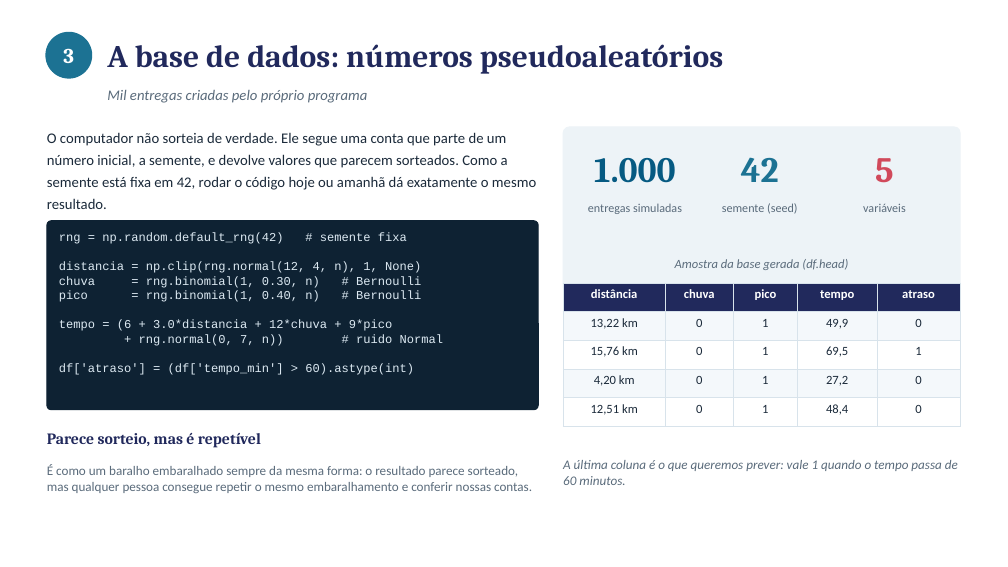
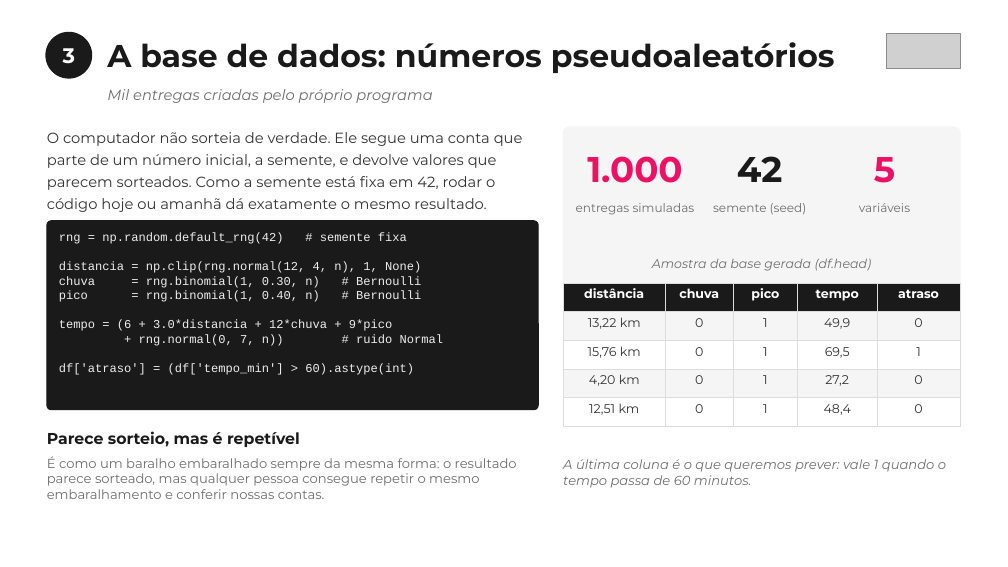
Before and after one commit to susuelen153-design/Projeto-Python, a slide deck: slide 4 of checkpoint4/apresentacao_cp4.pptx. Drawn at 1008x567 pixels with LibreOffice and Linux fonts; fonts in the diff are those of the drawing; grey boxes stand for pictures. Boxes give left, top, right and bottom in pixels: in the first picture for what was removed or moved away, otherwise in the second. Text is boxed around its words. In the diff, an @@ line names an element or a change of style, - is before the commit and + after.

```diff
--- a/checkpoint4/apresentacao_cp4.pptx
+++ b/checkpoint4/apresentacao_cp4.pptx
@@ text "A base de dados: números ..." at [107,42,835,73]: font Cambria to Montserrat, text colour #21295C to #1A1A1A @@
@@ text "3" at [63,48,75,64]: font Cambria to Montserrat @@
@@ ellipse at [45,32,92,79]: fill #1C7293 to #1A1A1A @@
@@ picture added at [886,33,960,68] @@
@@ text "O computador não sorteia de ..." at [47,132,523,212]: font Calibri to Montserrat, text colour #1B2A3A to #333333 @@
@@ rounded rectangle at [563,127,960,293]: fill #EDF3F7 to #F5F5F5; outline #EDF3F7 1 pt to #F5F5F5 1 pt @@
@@ text "1.000" at [587,156,682,183]: font Cambria to Montserrat, text colour #065A82 to #ED1165 @@
@@ text "42" at [737,156,783,182]: font Cambria to Montserrat, text colour #1C7293 to #1A1A1A @@
@@ text "5" at [874,157,895,183]: font Cambria to Montserrat, text colour #D1495B to #ED1165 @@
@@ rounded rectangle at [47,221,538,410]: fill #0E2233 to #1A1A1A; outline #0E2233 1 pt to #1A1A1A 1 pt @@
@@ text "rng = np.random.default_rng(42) # semente ..." at [59,233,443,375]: text colour #DCE9F2 to #EDEDED @@
@@ table at [563,283,960,419] @@
@@ fill #21295C to #1A1A1A in row 1 @@
@@ fill #F4F8FB to #F5F5F5 in 10 cells @@
@@ font Calibri to Montserrat @@
@@ text colour #1B2A3A to #333333 in "13,22 km", "0", "1", "49,9" and 16 more places @@
@@ borders changed @@
@@ text "Parece sorteio, mas é repetível" at [47,431,300,447]: font Cambria to Montserrat, text colour #21295C to #1A1A1A @@
@@ font Calibri to Montserrat, text colour #5A6B7B to #6E6E6E in 7 elements at [107,89,432,103], [47,456,517,499], [576,203,695,215], [713,203,807,214], [859,203,910,212], [652,258,872,271], [563,459,946,488] @@
```
Also in this commit, not shown: 12 other slides changed, 12 other files.
